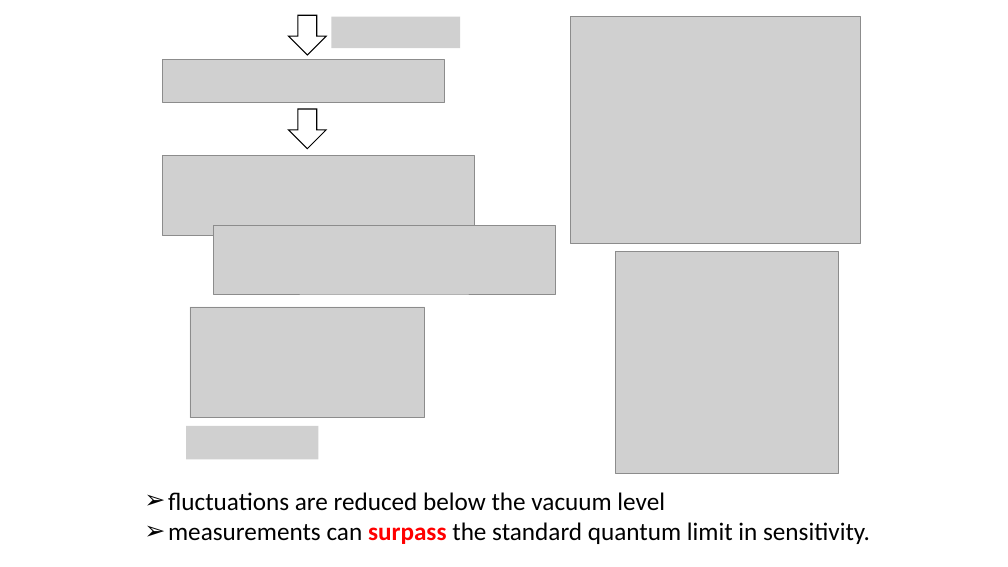
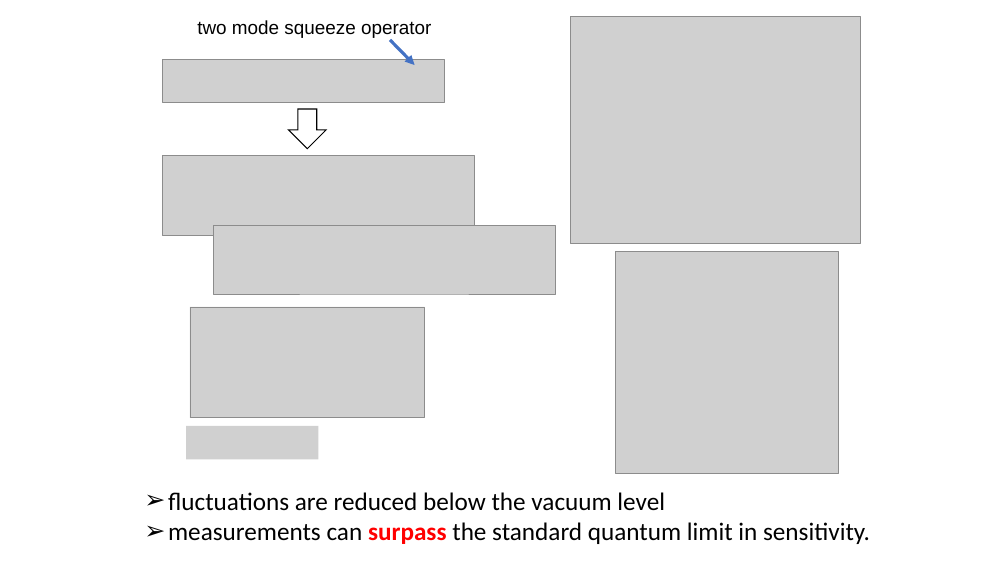
Before and after one commit to youjieyu888/circular-waveguide, a slide deck: slide 3 of Jieyu You.pptx. Drawn at 1008x567 pixels with LibreOffice and Linux fonts; fonts in the diff are those of the drawing; grey boxes stand for pictures. Boxes give left, top, right and bottom in pixels: in the first picture for what was removed or moved away, otherwise in the second. Text is boxed around its words. In the diff, an @@ line names an element or a change of style, - is before the commit and + after.

```diff
--- a/Jieyu You.pptx
+++ b/Jieyu You.pptx
@@ text added at bbox=[197, 20, 431, 38], 18 pt, text #000000 @@
+two mode squeeze operator
@@ down arrow removed at bbox=[289, 15, 327, 55] @@
@@ picture removed at bbox=[331, 17, 460, 48] @@
@@ arrow added from (390, 40) to (414, 65), #4472C4 3 pt @@
```
Also in this commit, not shown: 5 other slides changed, 3 slides added, 1 slide removed, 4 other files.
